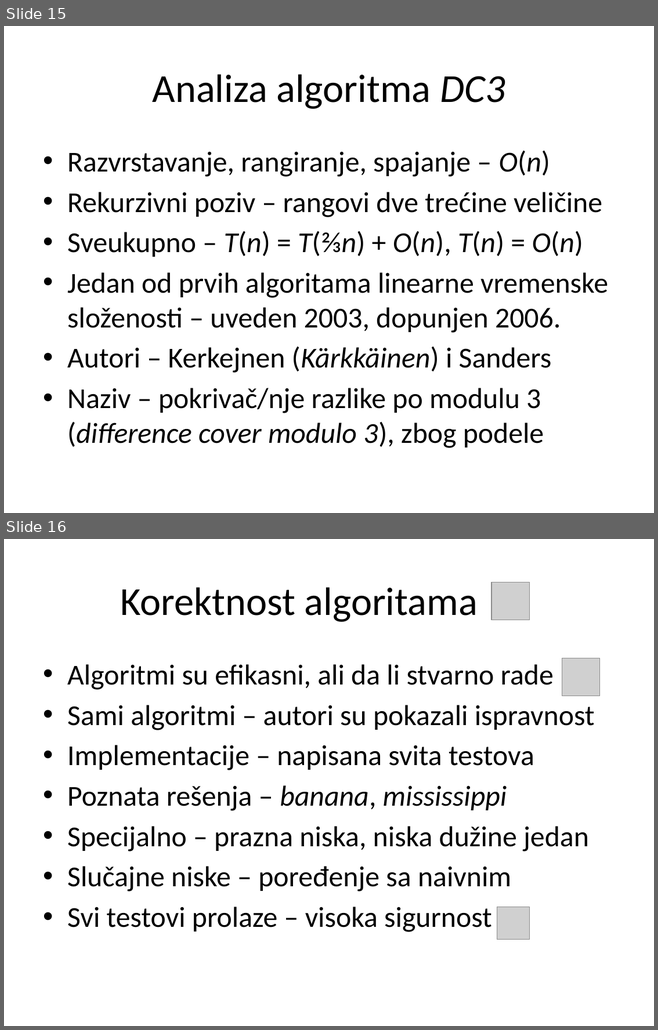
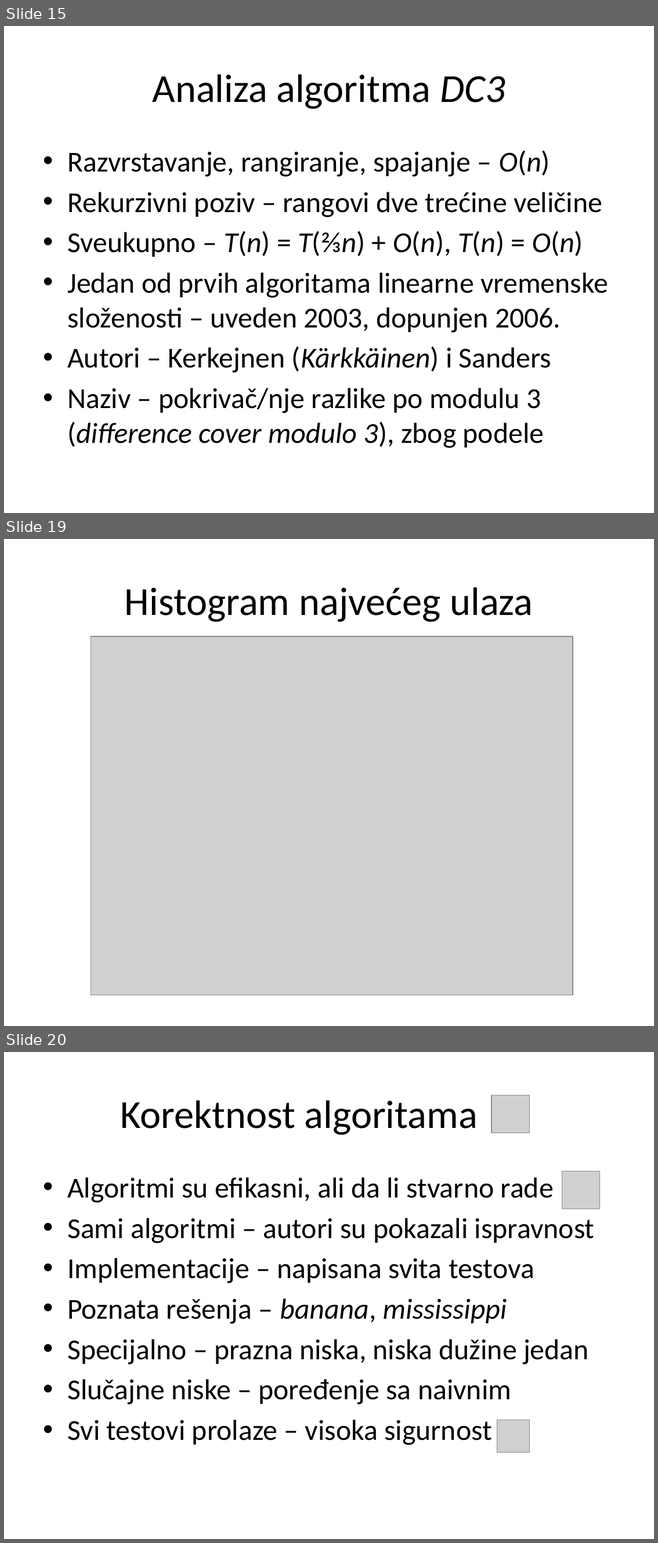
Before and after one commit to matfija/Sufiksni-niz, a slide deck: seminar/sufiksni.pptx. Shown one above the other, each under a label of ours: slides 15 and 16 before the commit, slides 15, 19 and 20 after it; the slides between them are not shown. The pictures are 658x1030 and 658x1543 pixels, drawn with LibreOffice and Linux fonts; fonts in the diff are those of the drawing; grey boxes stand for pictures. Boxes give left, top, right and bottom in pixels: in the first picture for what was removed or moved away, otherwise in the second. Text is boxed around its words. In the diff, an @@ line names an element or a change of style, - is before the commit and + after.

```diff
--- a/seminar/sufiksni.pptx
+++ b/seminar/sufiksni.pptx
@@ slide 19 added at [4,539,654,1026], background #FFFFFF @@
@@ title added at [125,587,532,622], 44 pt, text #000000 @@
+Histogram najvećeg ulaza
@@ picture added at [90,636,572,995] @@
@@ what was slide 16 is now slide 20 @@
```
Also in this commit, not shown: 5 slides changed, 3 other slides added, 4 other files.
